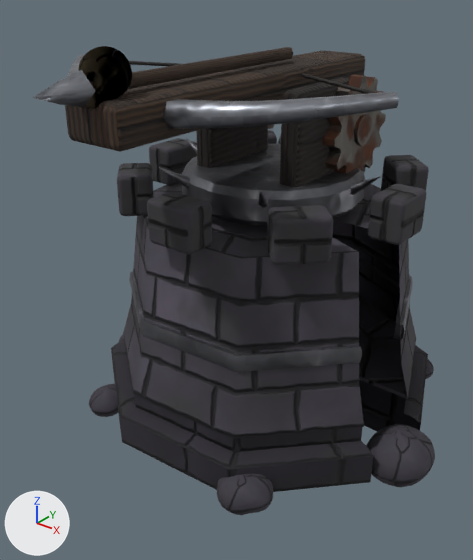
One commit to the glTF model unity/Kernwacht_Unity/Assets/Kernwacht/Models/tower/ballista.glb: the scene before it, then after it.
Before and after are seen from a 50 mm lens placed at (0.894, -1.258, 1.068), pointed at (-0.001, -0.14, 0.374). Lighting does not change. The marker at lower left points along +X, +Y and +Z. The picture after the commit comes second. Vertices at exactly the same position are counted once.

Objects in the first picture: 'Base', 'Turret'.
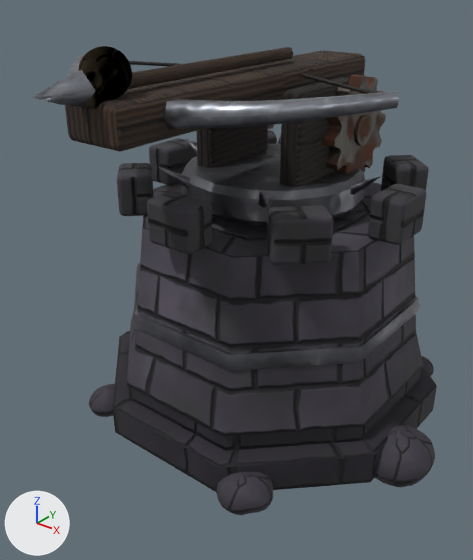
Pixel boxes [x1, y1, x2, y2] of what changed, in the pictures (473 x 560 px; the box of a moved part takes in the faces that stretch with it):
'Base', reshaped
    before: [89, 130, 435, 515]
    after: [89, 130, 437, 515]
part 1 of me_base, moved or reshaped
    before: [333, 184, 428, 432]
    after: [332, 184, 437, 481]
part 2 of me_base, surface changed
    both: [115, 186, 373, 490]

What changed in the scene script:
```text
Change me_base:
    used by ob_base; parent = ob_ballista; location = (0.0, 0.0, 0.0)
    remove me_base.from_pydata(...)  # 1703 vertices, 3296 faces; spans x -0.483..0.513, y -0.452..0.487, z -0.044..0.63
    add me_base.from_pydata(...)  # 1690 vertices, 3296 faces; spans x -0.483..0.513, y -0.452..0.487, z -0.044..0.63
    me_base part 1
    26 vertices are removed from x 0.252..0.45, y 0.0..0.302, z 0.0..0.53
    48 faces are deleted
    4 vertices in x -0.11..-0.109, y -0.364..-0.359, z 0.228..0.32 move by (-0.035, 0.013, 0.0)
    4 vertices in x -0.373..-0.368, y 0.073..0.074, z 0.228..0.32 move by (0.022, 0.071, 0.0)
    4 vertices in x 0.152..0.16, y -0.339..-0.321, z 0.28..0.32 move by (-0.016, -0.007, 0.0)
    3 vertices in x 0.173..0.175, y -0.371..-0.366, z 0.087..0.14 move by (-0.018, -0.008, 0.0)
    63 vertices move from x -0.441..0.192, y -0.431..0.448, z 0.0..0.53 to x -0.416..0.172, y -0.416..0.416, z 0.0..0.53
    13 vertices are added at x 0.314..0.416, y 0.13..0.172, z 0.0..0.53
    20 new faces join them, mat_stone_dark
    12 new faces join them, mat_stone_blocks
    16 new faces join them, mat_iron
    me_base part 2: 144 kept faces spanning x -0.416..0.416, y -0.416..0.416, z 0.0..0.53 get new texture (UV) coordinates
```
